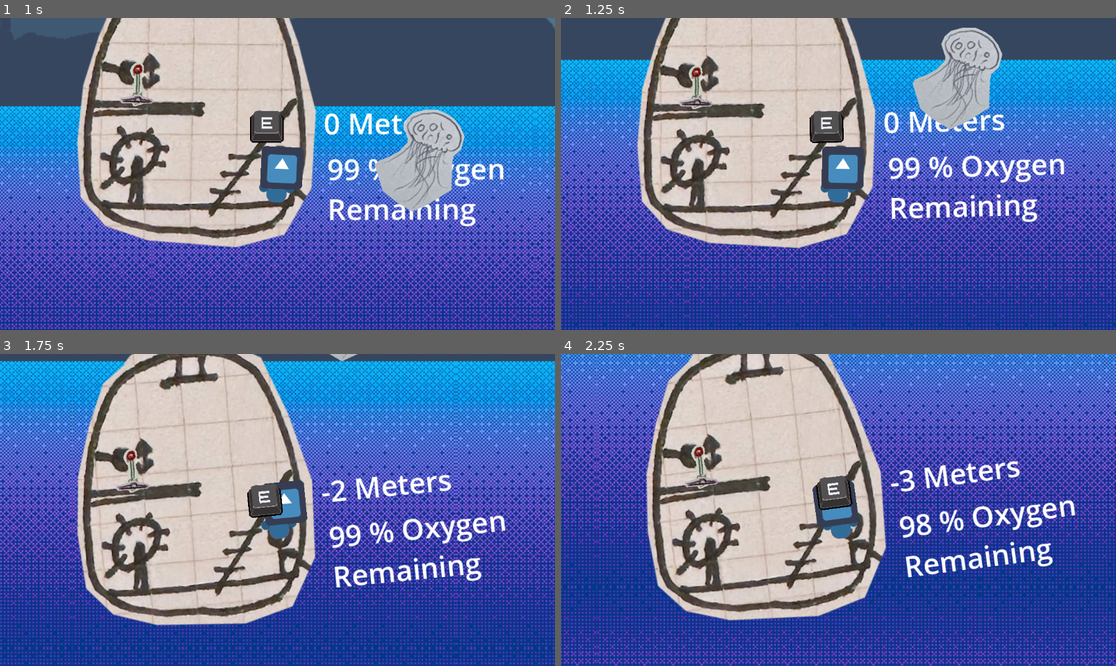
Above: before the commit, frames 1-4 (two rows, left to right).
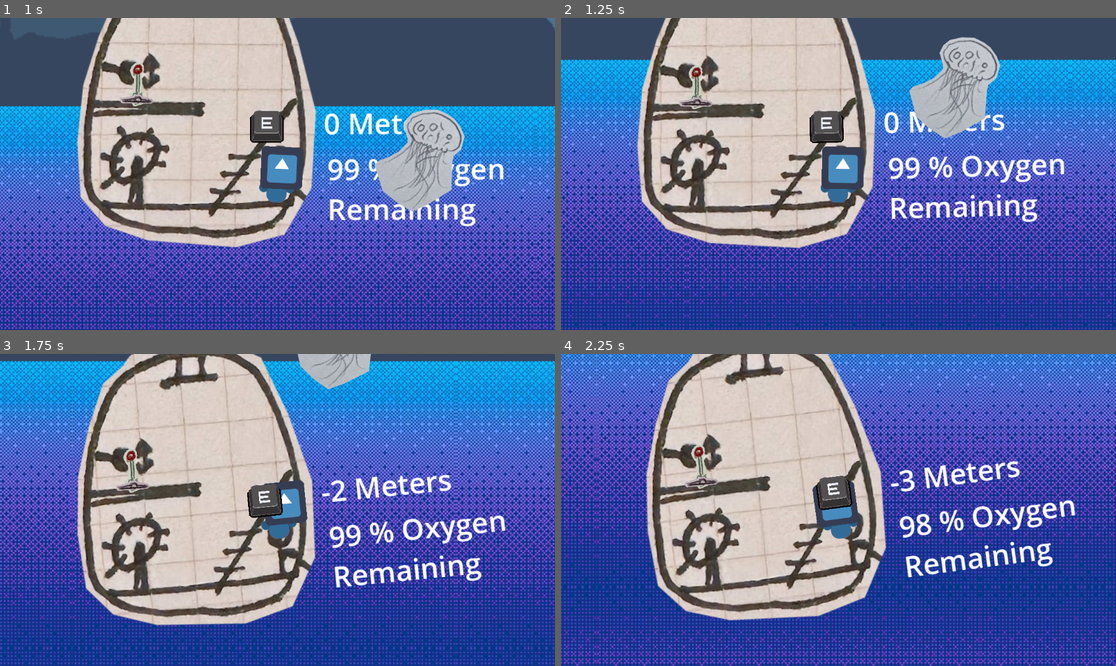
Above: after the commit, the same moments.

Repository: calzila/GGJ_2025
Game: Godot game, scene res://Overworld.tscn
The game is run twice, just before and just after one commit, with the same random seed, the same clock (stepped at 60 frames per second) and the same inputs. The engine's default icon, where the game draws it, is replaced by a stand-in: a white triangle on a blue panel in a dark square.
Inputs:
- Up to frame 1 (1 s): tap Enter (ui_accept) at 0.5, 0.77 s; hold D (move_right) from 0.53 s (still down); tap E (Grab) at 0.6 s
- Up to frame 2 (1.25 s): keep holding D (move_right)
- Up to frame 3 (1.75 s): keep holding D (move_right); tap E (Grab) at 1.35 s; tap Enter (ui_accept) at 1.52 s
- Up to frame 4 (2.25 s): release D (move_right) at 2.03 s; hold A (move_left) from 2.03 s (still down); tap E (Grab) at 2.1 s

Frame 1 is identical in both runs. In frame 2, 2.0% of the frame differs, in the area x 62-80%, y 3-39%; in frame 3, 1.0%; in frame 4, nothing differs.
Error in both runs: Invalid assignment of property or key 'playerIsHolding' with value of type 'bool' on a base object of type 'Nil'. (res://grabber.gd:35)

Commit message:
Randomizing intervals between swims

Diff:
--- a/fish.gd
+++ b/fish.gd
@@ -21,7 +21,7 @@
 	apply_central_force(forceDirection * swimForce)
 	apply_torque(randf_range(-1,1) * rotationForce)
 
-	$SwimTimer.start(1)
+	$SwimTimer.start(randf_range(1,4))
 
 func _on_swim_timer_timeout() -> void:
 	print("swimSwam")
